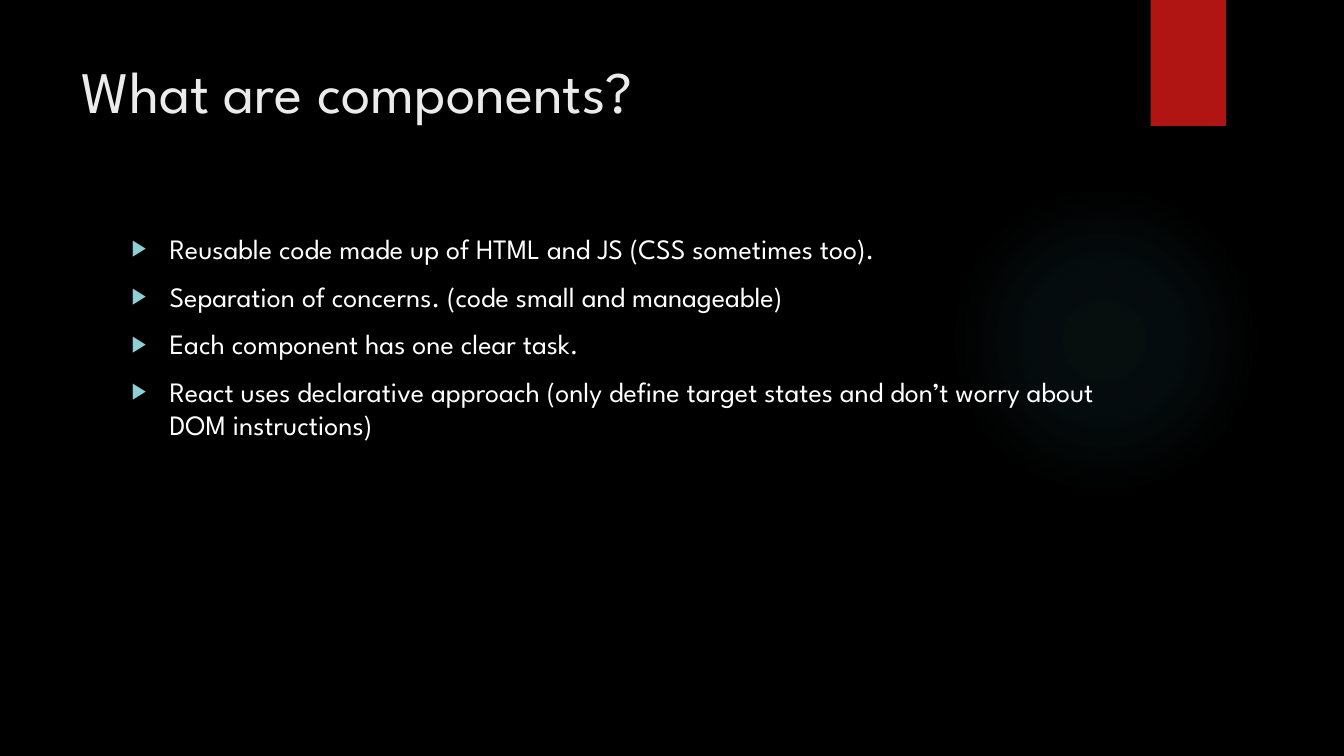
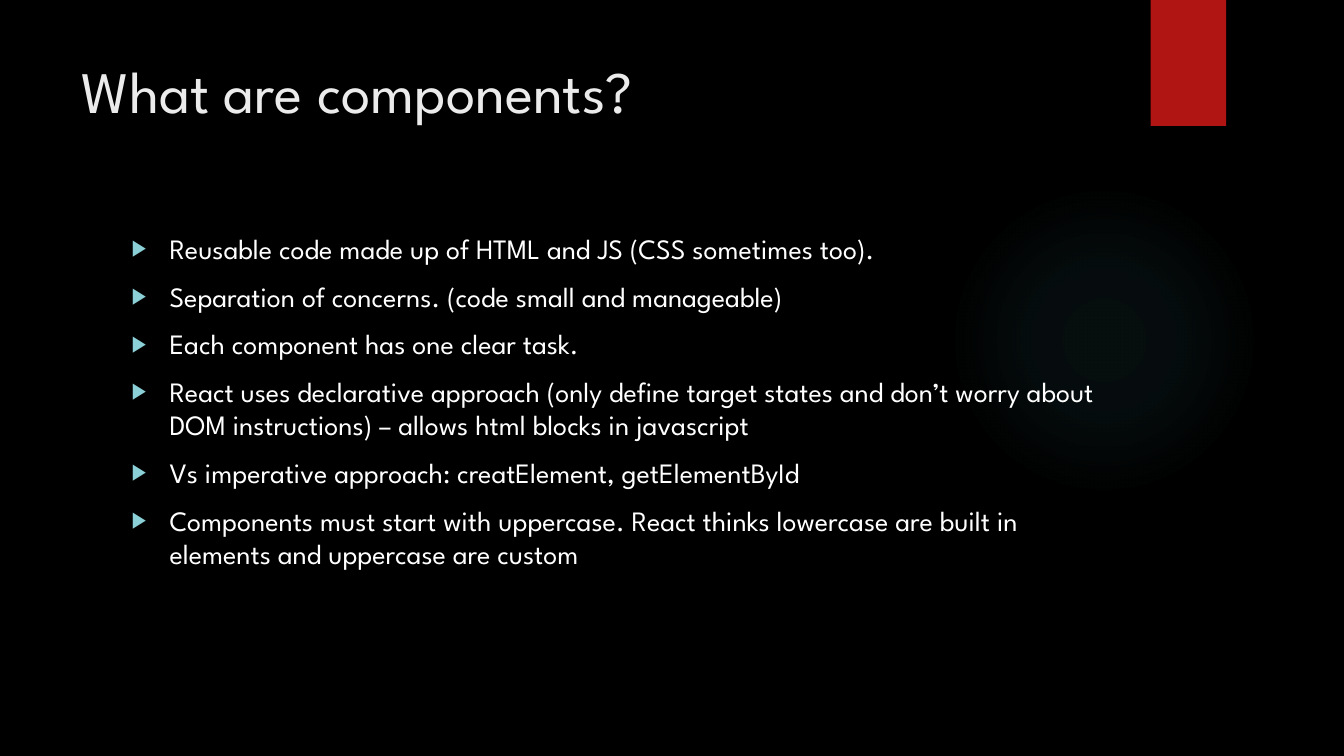
Before and after one commit to AndyChhuon/React_Course, a slide deck: slide 2 of PowerPoint_notes/Section 3 React Basics and Working With Components.pptx. Drawn at 1344x756 pixels with LibreOffice and Linux fonts; fonts in the diff are those of the drawing; background and template pictures are left out. Boxes give left, top, right and bottom in pixels: in the first picture for what was removed or moved away, otherwise in the second. Text is boxed around its words. In the diff, an @@ line names an element or a change of style, - is before the commit and + after.

```diff
--- a/PowerPoint_notes/Section 3 React Basics and Working With Components.pptx
+++ b/PowerPoint_notes/Section 3 React Basics and Working With Components.pptx
@@ text at (170,382,1094,570): text changed @@
-▶ React uses declarative approach (only define target states and don’t worry about DOM instructions)
+▶ React uses declarative approach (only define target states and don’t worry about DOM instructions) – allows html blocks in javascript
+▶ Vs imperative approach: creatElement, getElementById
+▶ Components must start with uppercase. React thinks lowercase are built in elements and uppercase are custom
```
Also in this commit, not shown: 2 slides added, 10 other files.
